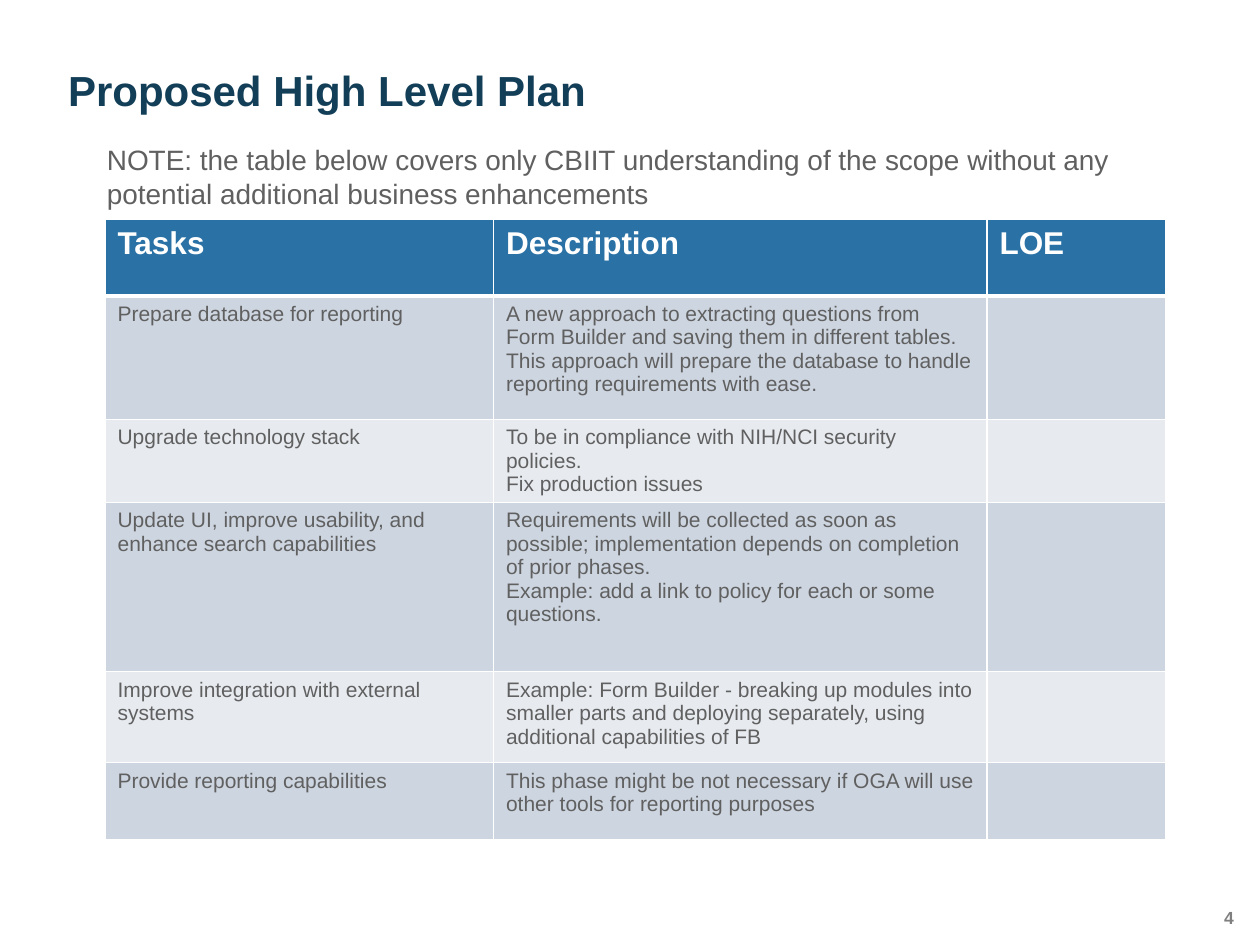
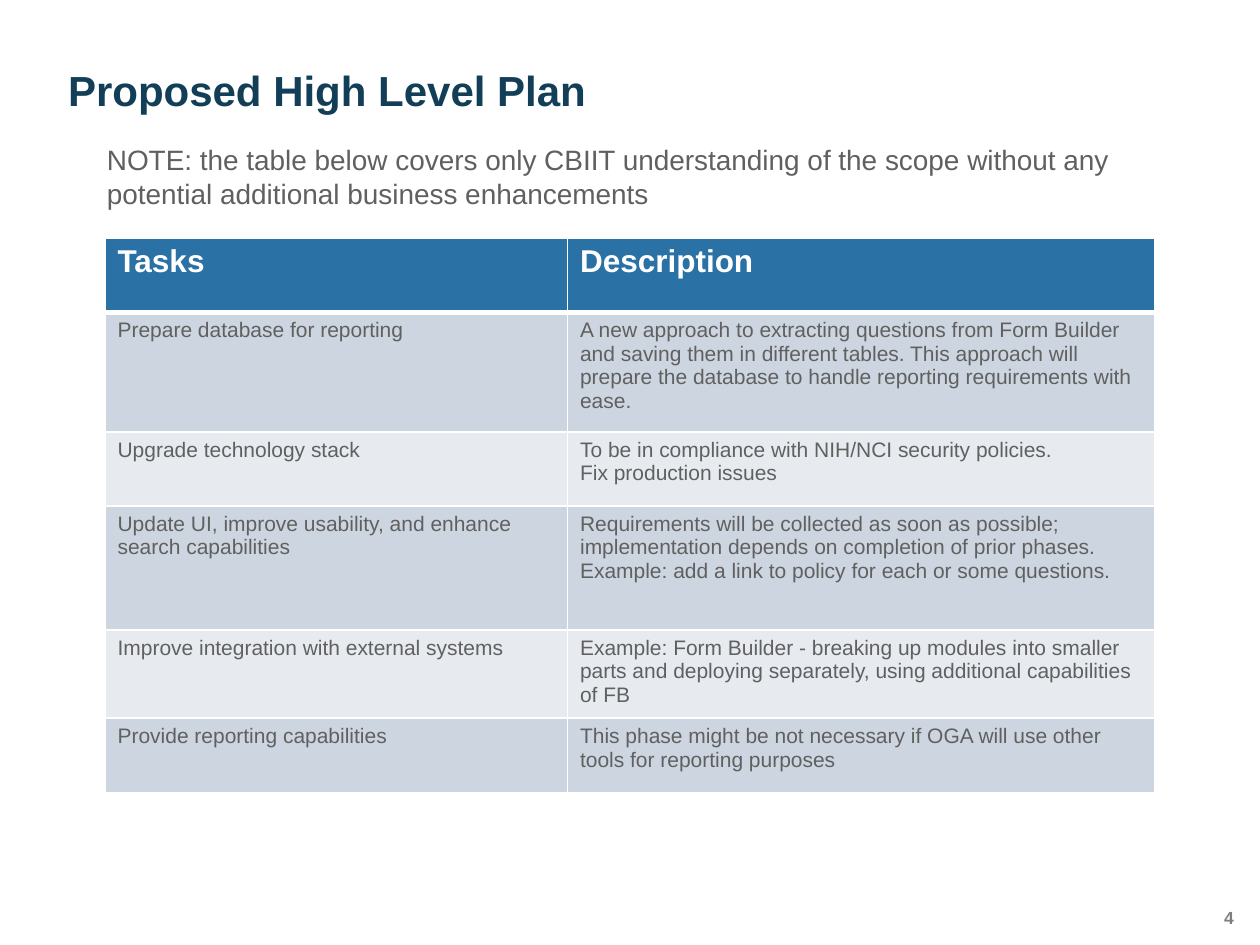
Before and after one commit to yaoh4/greensheets_classic, a slide deck: slide 4 of Requirements/Presentations/GreenSheets OGA presentation_version 3.pptx. Drawn at 1260x945 pixels with LibreOffice and Linux fonts; fonts in the diff are those of the drawing; background and template pictures are left out. Boxes give left, top, right and bottom in pixels: in the first picture for what was removed or moved away, otherwise in the second. Text is boxed around its words. In the diff, an @@ line names an element or a change of style, - is before the commit and + after.

```diff
--- a/Requirements/Presentations/GreenSheets OGA presentation_version 3.pptx
+++ b/Requirements/Presentations/GreenSheets OGA presentation_version 3.pptx
@@ table at (x1=105, y1=238, x2=1154, y2=793) @@
-column 3: LOE |  |  |  |  | 
@@ table resized from (x1=105, y1=219, x2=1166, y2=844) to (x1=105, y1=238, x2=1154, y2=793) @@
```
Also in this commit, not shown: 2 other slides changed.
